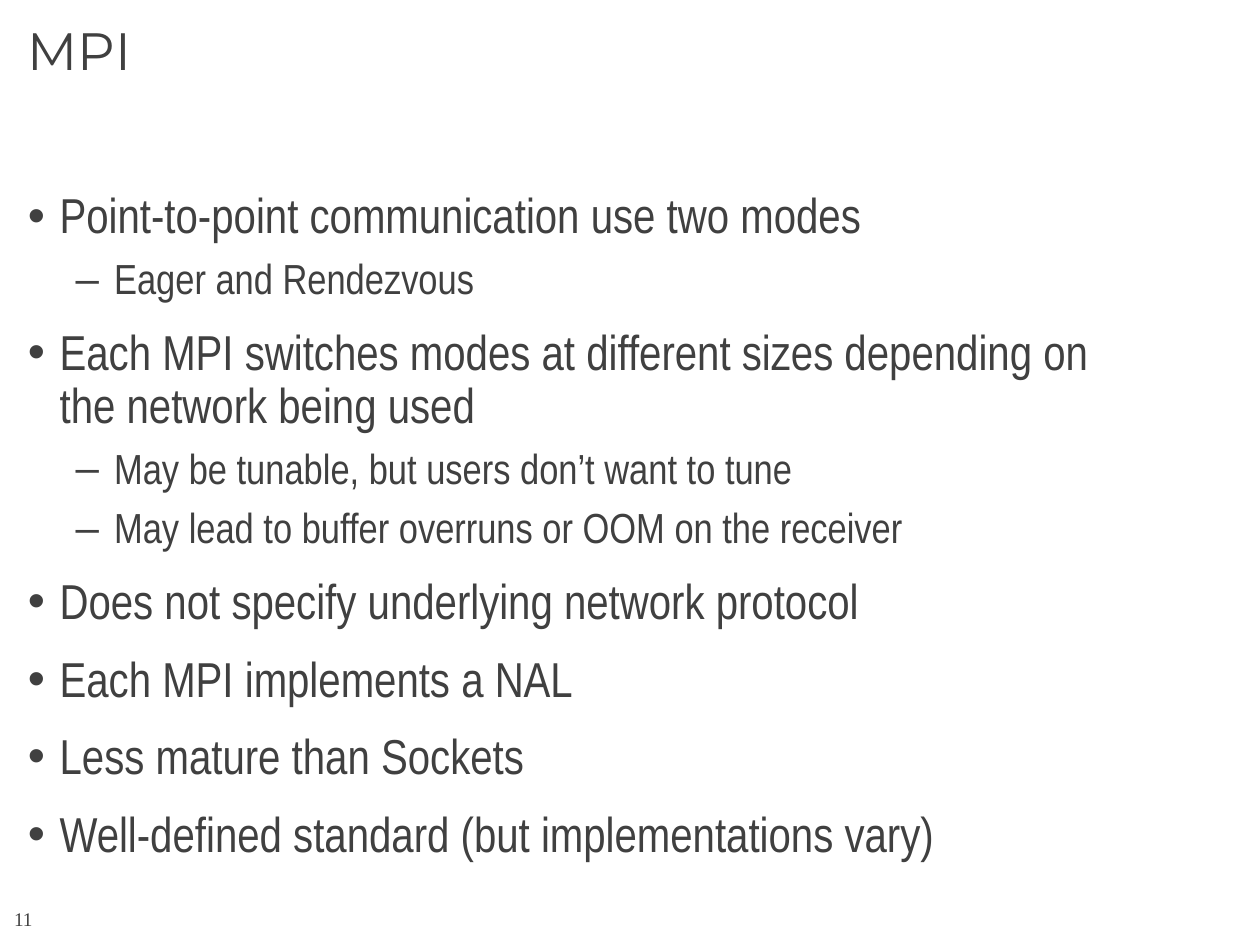
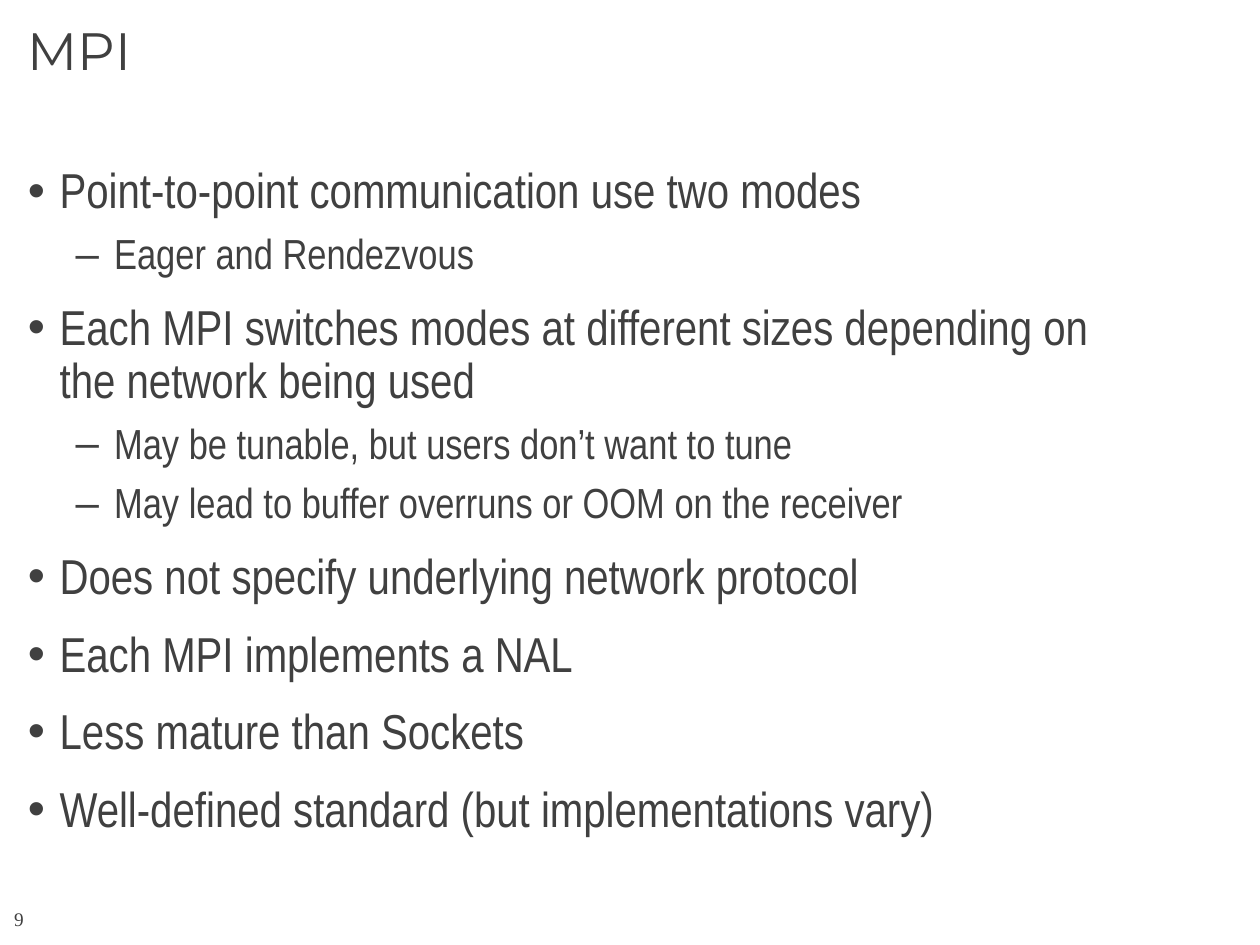
Before and after one commit to CCI/pub, a slide deck: slide 9 of slides/HotI-2011/2011-HotI-CCI-OLCF.pptx (slide 11 before the commit). Drawn at 1260x945 pixels with LibreOffice and Linux fonts; fonts in the diff are those of the drawing; background and template pictures are left out. Boxes give left, top, right and bottom in pixels: in the first picture for what was removed or moved away, otherwise in the second. Text is boxed around its words. In the diff, an @@ line names an element or a change of style, - is before the commit and + after.

```diff
--- a/slides/HotI-2011/2011-HotI-CCI-OLCF.pptx
+++ b/slides/HotI-2011/2011-HotI-CCI-OLCF.pptx
@@ text "Point-to-point communication use two modes": place and size @@
-text "Point-to-point communication use two modes" at (60,197,1088,861)
+text "Point-to-point communication use two modes" at (60,172,1088,836)
@@ page number at (14,913,24,926): text changed @@
-11
+9
```
Also in this commit, not shown: 17 other slides changed, 1 slide added.
